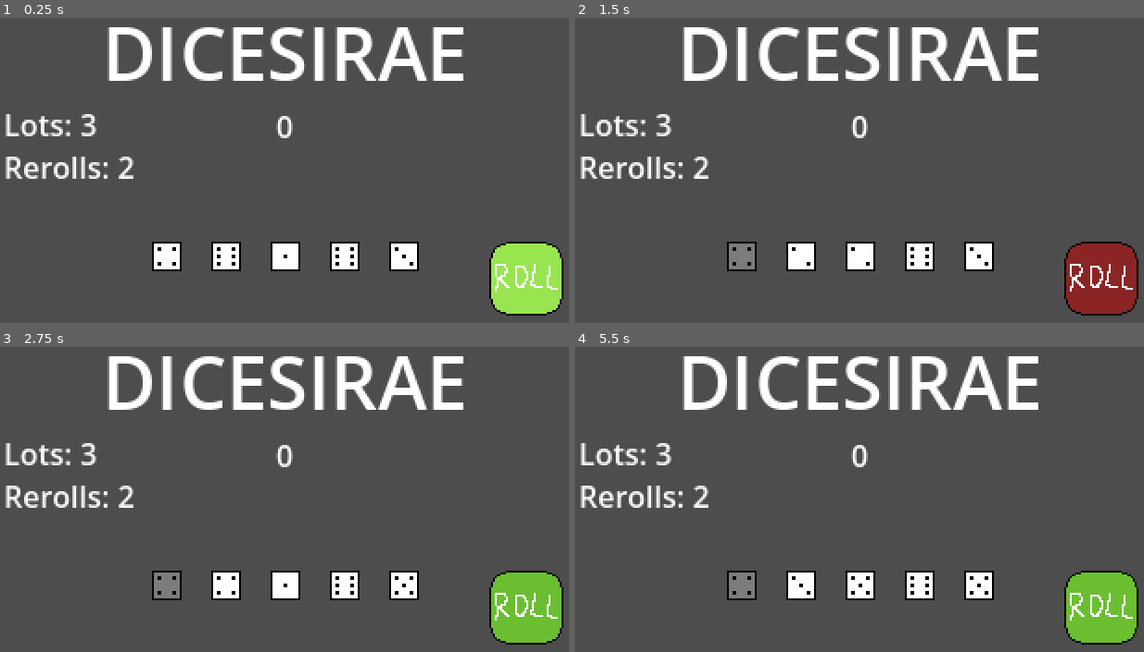
Above: before the commit, frames 1-4 (two rows, left to right).
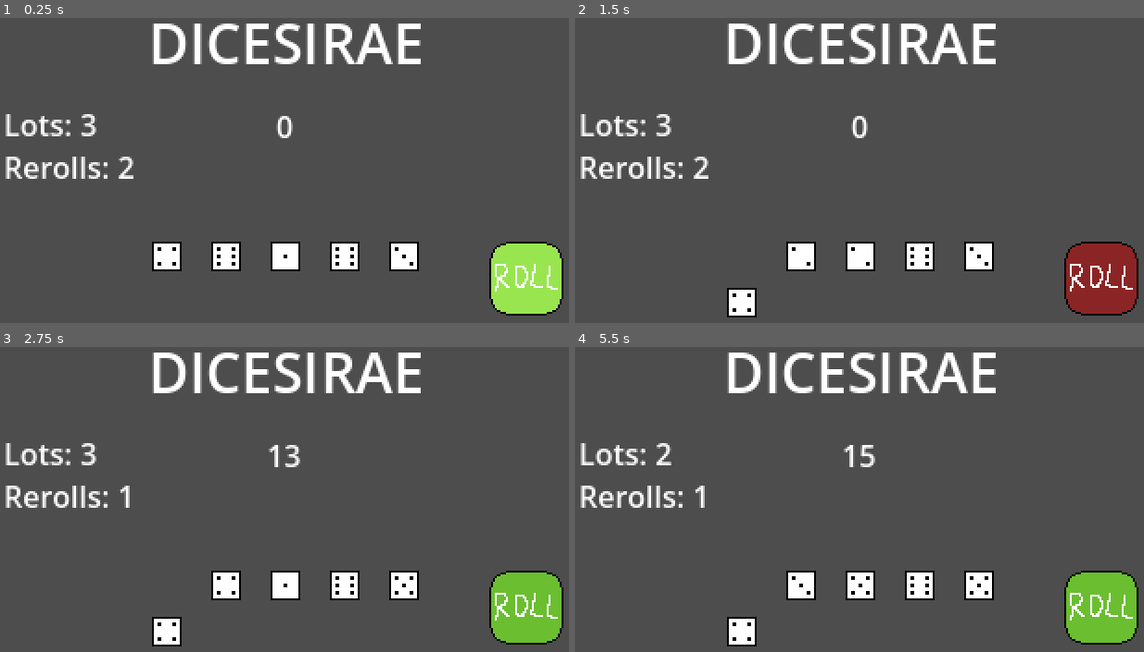
Above: after the commit, the same moments.

Repository: xander6424/DICESIRAE
Game: Godot game, scene res://scenes/main.tscn
Same seed, same stepped clock (60 frames per second), same inputs: the game is played once before the commit and once after it.
Inputs (mouse positions are in pixels of both pictures, inside the frame that each line leads up to):
- Up to frame 1 (0.25 s): no input
- Up to frame 2 (1.5 s): click (740, 255) at 0.52 s; click (1104, 277) at 1.25 s
- Up to frame 3 (2.75 s): tap Enter at 2 s
- Up to frame 4 (5.5 s): click (1104, 606) at 2.75 s; tap Space at 3.5 s; click (1104, 606) at 4.25 s; tap Enter at 5 s

The runs differ from the first frame. In frame 1, 6.7% of the frame differs, in the area x 18-82%, y 1-21%; in frame 2, 7.7%; in frame 3, 8.1%; in frame 4, 8.1%, in the area x 14-82%, y 1-99%.

Commit message:
Saving & Unsaving Dice
Implemented a basic saving and unsaving system with plenty of bugs.

Diff:
--- a/scenes/main.tscn
+++ b/scenes/main.tscn
@@ -20,10 +20,11 @@
 
 [node name="Title" type="Label" parent="." unique_id=837264721]
 offset_left = 48.0
+offset_top = -5.0
 offset_right = 273.0
-offset_bottom = 55.0
+offset_bottom = 50.0
 pivot_offset = Vector2(112.5, 27.5)
-theme_override_font_sizes/font_size = 40
+theme_override_font_sizes/font_size = 30
 text = "DICESIRAE"
 horizontal_alignment = 1
 vertical_alignment = 1
--- a/scripts/dice.gd
+++ b/scripts/dice.gd
@@ -2,13 +2,13 @@
 
 signal reset()
 signal roll_done(index: int)
-signal saved_pressed(number_rolled: int)
+signal saved_pressed(number_rolled: int, saved: bool)
 
 @onready var faces: Node2D = %Faces
 @onready var roll_button: TextureButton = %RollButton
 @onready var save_button: Button = %SaveButton
 
-var number_rolled
+var number_rolled = 0
 var rolling = false
 var saved = false
 var current_index = 0
@@ -37,7 +37,7 @@
 	rolling = true
 
 	while duration > 0:
-		# Prevent duplicate faces from being shown
+		# Prevent duplicate faces from being shown in a row
 		while current_index == new_index:
 			new_index = faces.get_children().pick_random().get_index()
 
@@ -59,6 +59,11 @@
 
 func _save_button_pressed():
 	if !rolling:
-		saved = true
-		save_button.disabled = true
-		saved_pressed.emit(number_rolled)
+		if !saved:
+			saved = true
+			position.y += 25
+		else:
+			saved = false
+			position.y -= 25
+
+		saved_pressed.emit(number_rolled, saved)
--- a/scripts/main.gd
+++ b/scripts/main.gd
@@ -20,19 +20,22 @@
 func _process(delta: float) -> void:
 	if rerolls <= 0:
 
-		# Append all remaining dice to saved
+		# Append all remaining dice to saved here
 
 		lots -= 1
 		rerolls = 2
 		update_labels()
 
+		# Start scoring
+
 		if lots <= 0:
 			# No more rolling, then
 			roll_button.disabled = true
+
 			enter_shop()
 
 func _on_reset() -> void:
-	# Reset for new roll
+	# Reset for new roll when pressing the roll button
 	dice_rolled = 0
 	roll_total = 0
 	rolling_dice_list.clear()
@@ -46,11 +49,13 @@
 	# Doesn't count a roll until all dice are scored
 	if dice_rolled == dice_in_play:
 		rerolls -= 1
+
 		#dice_list.sort() for checking categories
 		update_score(roll_total)
 		update_labels()
 
-		print("DICE ROLLED: ", rolling_dice_list) # Show numbers in output
+		# Show numbers in output (remove later)
+		print("DICE ROLLED: ", rolling_dice_list)
 		print("DICE SAVED: ", saved_dice_list)
 
 
@@ -65,11 +70,27 @@
 	print("SHOP")
 
 
-func _on_saved_pressed(number_rolled: int) -> void:
+func _on_saved_pressed(number_rolled: int, saved: bool) -> void:
+	var index = 0
 	dice_in_play -= 1
 
-	for dice in rolling_dice_list:
-		if dice == number_rolled:
-			print("APPENDED") # REMOVE
-			saved_dice_list.append(number_rolled)
-			break
+	if saved:
+		for dice in rolling_dice_list:
+			if dice == number_rolled:
+				print("APPENDED") # REMOVE
+				saved_dice_list.append(number_rolled)
+				rolling_dice_list.remove_at(index)
+				break
+			index += 1
+	else:
+		for dice in saved_dice_list:
+			if dice  == number_rolled:
+				print("REMOVED") # REMOVE
+				rolling_dice_list.append(number_rolled)
+				saved_dice_list.remove_at(index)
+				break
+			index += 1
+
+	# Show numbers in output (remove later)
+	print("DICE ROLLED: ", rolling_dice_list)
+	print("DICE SAVED: ", saved_dice_list)
